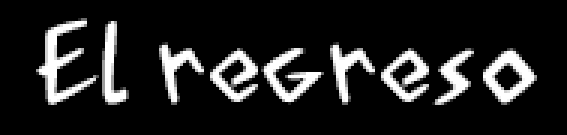
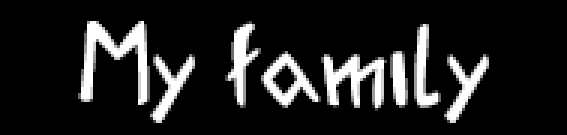
Before/after of a w=567, h=135 layered artwork. What changed in the layer stack:
added layer "My family" above "My hometown" over [left=78, top=21, right=489, bottom=123]
hid "El regreso", moved it into group "Español" over [left=36, top=18, right=537, bottom=105]
